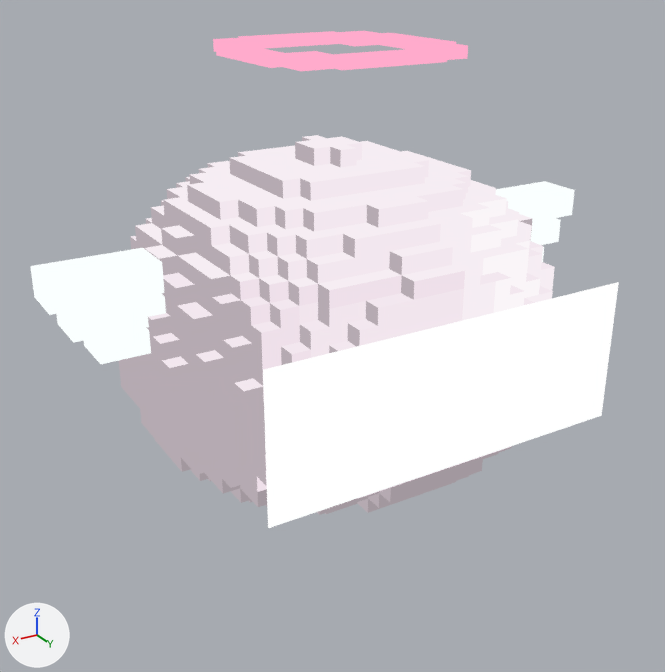
A saved change to the glTF model assets/models/creatures/slime_lumen_large/slime_lumen_large.glb.
One viewpoint serves both versions: a camera (50 mm lens) standing at (2.1, 3.46, 2.27) and looking at (0.07, 0.08, 0.58). Lighting does not change. The marker at lower left points along +X, +Y and +Z. The first picture is the older version. Where no turn or scale is listed for an object, it has been applied to the vertices. Vertices at exactly the same position are counted once.

Objects in the first picture: 'ElementDetails', 'Face', 'Shell'.
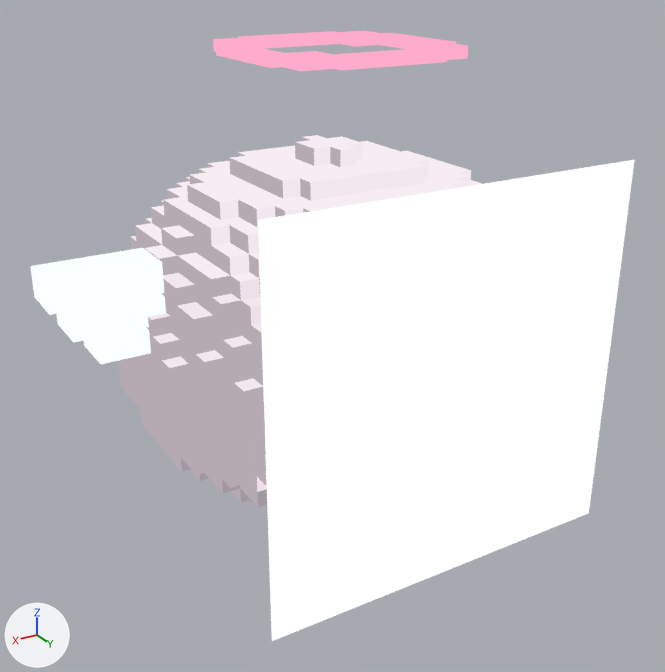
The change in detail:
me_slime_lumen_large_face is used by ob_face; location (0.0, 0.0, 0.729).
me_slime_lumen_large_face had 4 vertices, 2 faces and spanned x -0.85..0.85, y 0.92, z -0.44..0.2.
me_slime_lumen_large_face now has 4 vertices, 2 faces and spans x -0.85..0.85, y 0.92, z -0.96..0.73.
Part 1, on me_slime_lumen_large_face:
Vertex 0 of me_slime_lumen_large_face moves from (0.85, 0.92, -0.44) at pixel (268, 528) to (0.85, 0.92, -0.96) at pixel (271, 641).
Vertex 1 of me_slime_lumen_large_face moves from (-0.85, 0.92, -0.44) at pixel (601, 415) to (-0.85, 0.92, -0.96) at pixel (588, 513).
Vertex 2 of me_slime_lumen_large_face moves from (-0.85, 0.92, 0.2) at pixel (618, 281) to (-0.85, 0.92, 0.73) at pixel (634, 159).
Vertex 3 of me_slime_lumen_large_face moves from (0.85, 0.92, 0.2) at pixel (262, 369) to (0.85, 0.92, 0.73) at pixel (257, 219).

Boxes (x1, y1, x2, y2) around the edits, measured in the pictures (665 x 672 px):
'Face', reshaped (95% taller)
    before: (263, 282, 619, 528)
    after: (258, 160, 635, 641)
